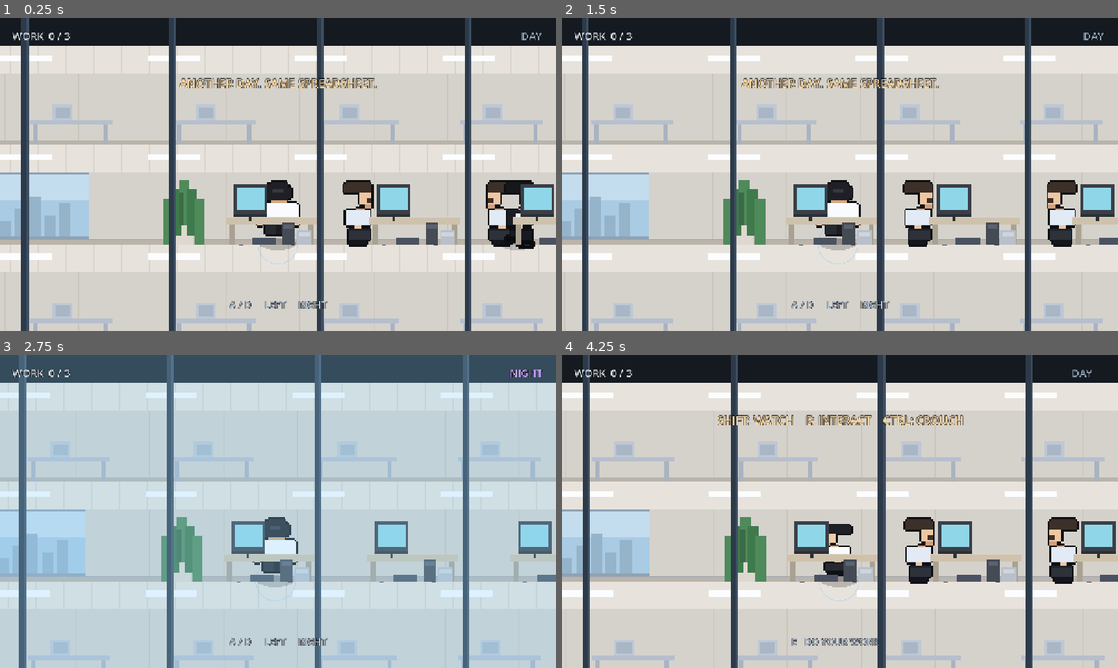
Above: before the commit, frames 1-4 (two rows, left to right).
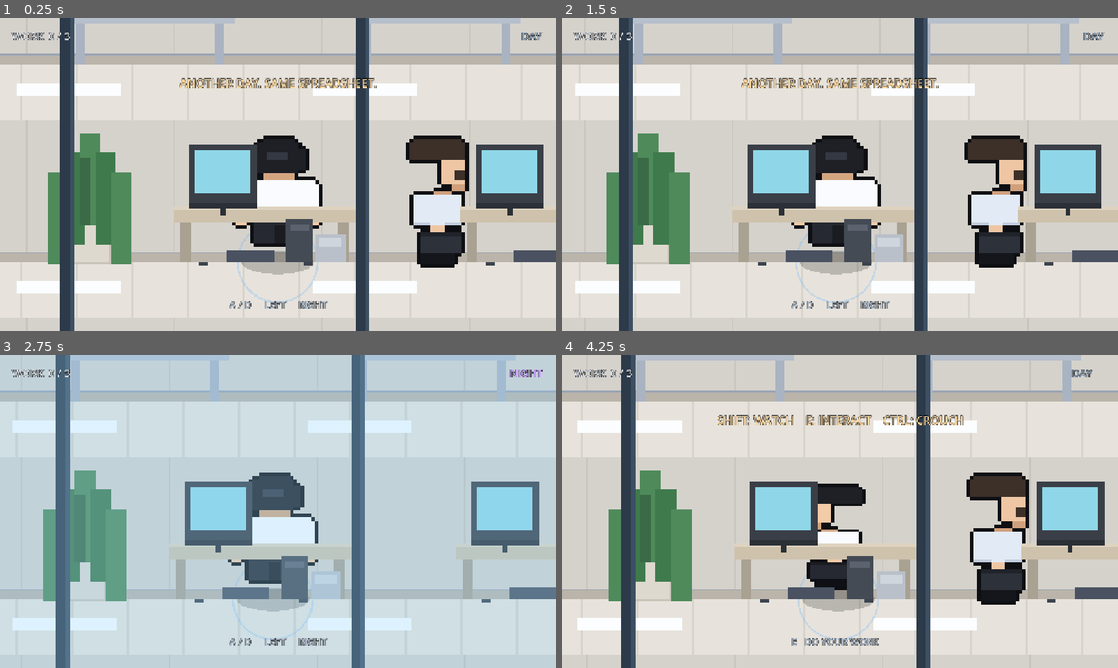
Above: after the commit, the same moments.

Repository: sunlightYY/hardwork
Game: Godot game, scene res://scenes/main.tscn
Two runs of this game, one before a commit and one after it. Both use one fixed random seed, a clock stepped at 60 frames per second and the inputs below.
Inputs:
- Up to frame 1 (0.25 s): no input
- Up to frame 2 (1.5 s): hold D (move_right) 0.53-1.28 s; hold Ctrl (crouch) 0.53-1.28 s; hold S (move_down) from 1.28 s (still down); tap E (interact) at 1.35 s
- Up to frame 3 (2.75 s): release S (move_down) at 2.03 s; hold D (move_right) from 2.03 s (still down); tap Shift (toggle_phase) at 2.1 s
- Up to frame 4 (4.25 s): release D (move_right) at 2.78 s; hold W (move_up) 2.78-3.53 s; tap C at 2.85 s; hold A (move_left) from 3.53 s (still down); hold Ctrl (crouch) from 3.53 s (still down)

The runs differ from the first frame. In frame 1, 53% of the frame differs, in the area x 0-100%, y 0-100%; in frame 2, 53%; in frame 3, 46%; in frame 4, 52%.

Commit message:
镜头拉近到单层取景
相机放大 2 倍并对准主楼层中线，画面只保留上下相邻楼层的一小条，
不再把三层完整叠在同一屏里。

Diff:
--- a/scripts/drone_camera.gd
+++ b/scripts/drone_camera.gd
@@ -1,6 +1,7 @@
 extends Camera2D
 
-const MID_Y := 360.0
+const MID_Y := 419.0
+const BASE_ZOOM := 2.0
 const SWAY := 6.0
 
 const SWING_TIME := 0.72
@@ -16,6 +17,7 @@
 func _ready() -> void:
 	position_smoothing_enabled = false
 	global_position = Vector2(target.global_position.x, MID_Y)
+	zoom = Vector2(BASE_ZOOM, BASE_ZOOM)
 	make_current()
 
 func trigger(sign_value: float) -> void:
@@ -25,7 +27,7 @@
 func snap_to(pos: Vector2) -> void:
 	global_position = Vector2(pos.x, MID_Y)
 	rotation = 0.0
-	zoom = Vector2.ONE
+	zoom = Vector2(BASE_ZOOM, BASE_ZOOM)
 
 func set_bounds(left: float, right: float) -> void:
 	limit_left = int(left)
@@ -46,8 +48,8 @@
 		swing = minf(1.0, swing + delta / SWING_TIME)
 		var wave := sin(PI * swing)
 		rotation = SWING_ANGLE * swing_sign * wave
-		var pulled := 1.0 - (1.0 - SWING_ZOOM) * wave
+		var pulled := BASE_ZOOM * (1.0 - (1.0 - SWING_ZOOM) * wave)
 		zoom = Vector2(pulled, pulled * (1.0 - (1.0 - SWING_SQUASH) * wave))
 	else:
 		rotation = lerp_angle(rotation, 0.0, 1.0 - exp(-8.0 * delta))
-		zoom = zoom.lerp(Vector2.ONE, 1.0 - exp(-8.0 * delta))
+		zoom = zoom.lerp(Vector2(BASE_ZOOM, BASE_ZOOM), 1.0 - exp(-8.0 * delta))
